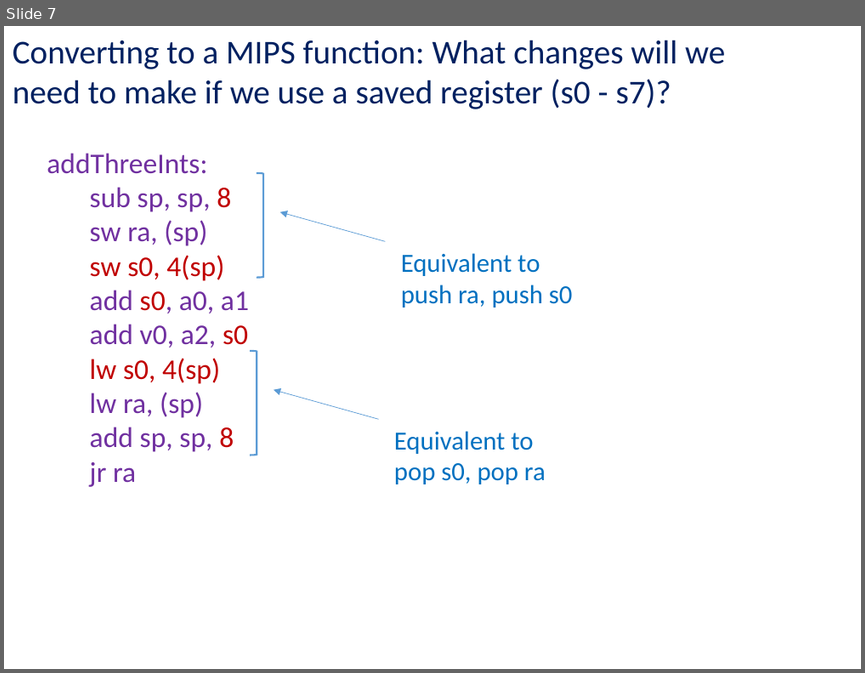
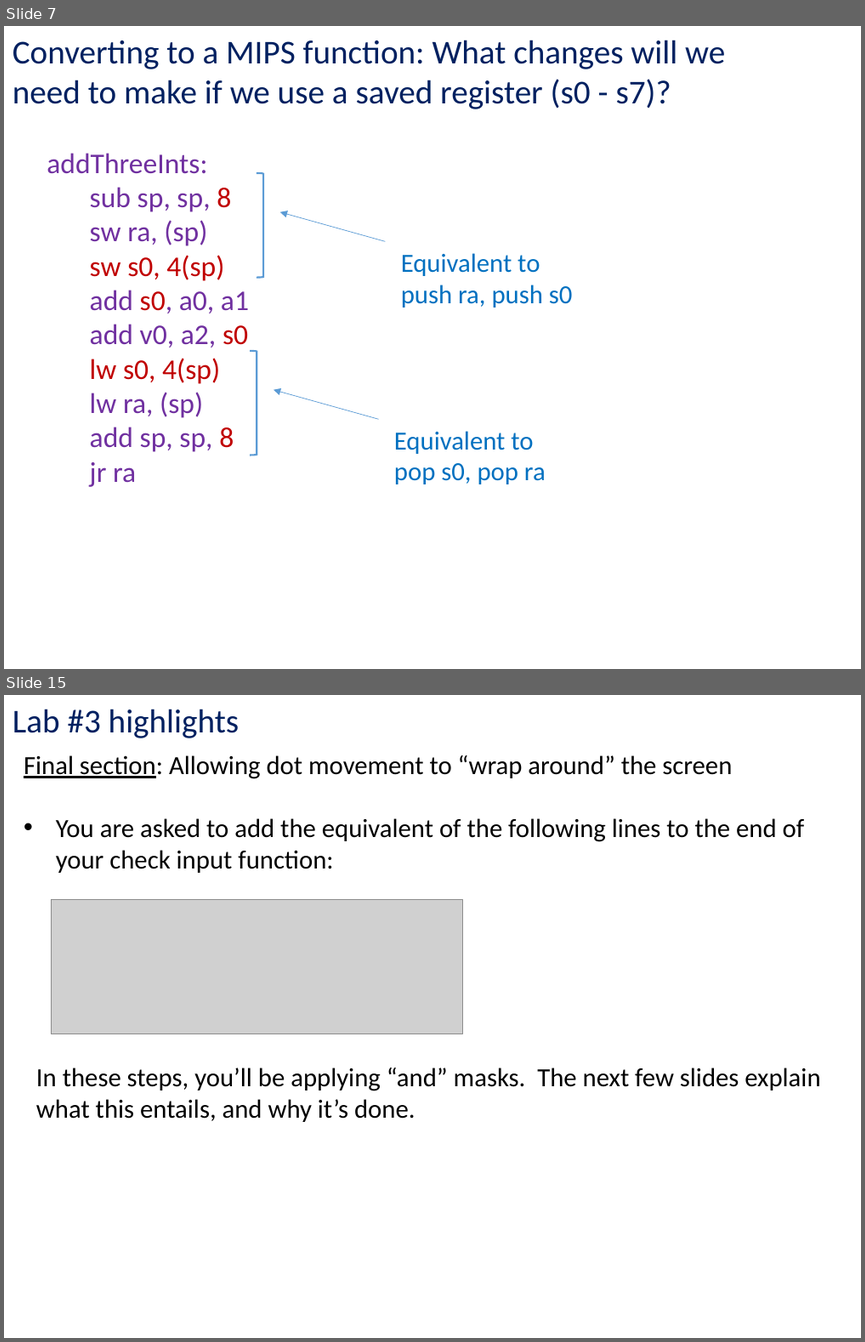
Before and after one commit to kc13/CS447JB, a slide deck: cs447jb_rec2_feb2_and_feb5.pptx. Shown one above the other, each under a label of ours: slide 7 before the commit, slides 7 and 15 after it; the slides between them are not shown. The pictures are 865x673 and 865x1342 pixels, drawn with LibreOffice and Linux fonts; fonts in the diff are those of the drawing; grey boxes stand for pictures. Boxes give left, top, right and bottom in pixels: in the first picture for what was removed or moved away, otherwise in the second. Text is boxed around its words. In the diff, an @@ line names an element or a change of style, - is before the commit and + after.

```diff
--- a/cs447jb_rec2_feb2_and_feb5.pptx
+++ b/cs447jb_rec2_feb2_and_feb5.pptx
@@ slide 15 added at (4, 695, 861, 1338), background #FFFFFF @@
@@ text added at (12, 709, 239, 738), 28 pt, text #002060 @@
+Lab #3 highlights
@@ text added at (24, 755, 805, 873), 22 pt, text #000000 @@
+Final section: Allowing dot movement to “wrap around” the screen
+• You are asked to add the equivalent of the following lines to the end of your check input function:
@@ picture added at (51, 900, 462, 1034) @@
@@ text added at (36, 1067, 820, 1122), 22 pt, text #000000 @@
+In these steps, you’ll be applying “and” masks. The next few slides explain what this entails, and why it’s done.
```
Also in this commit, not shown: 1 slide changed, 10 other slides added.
